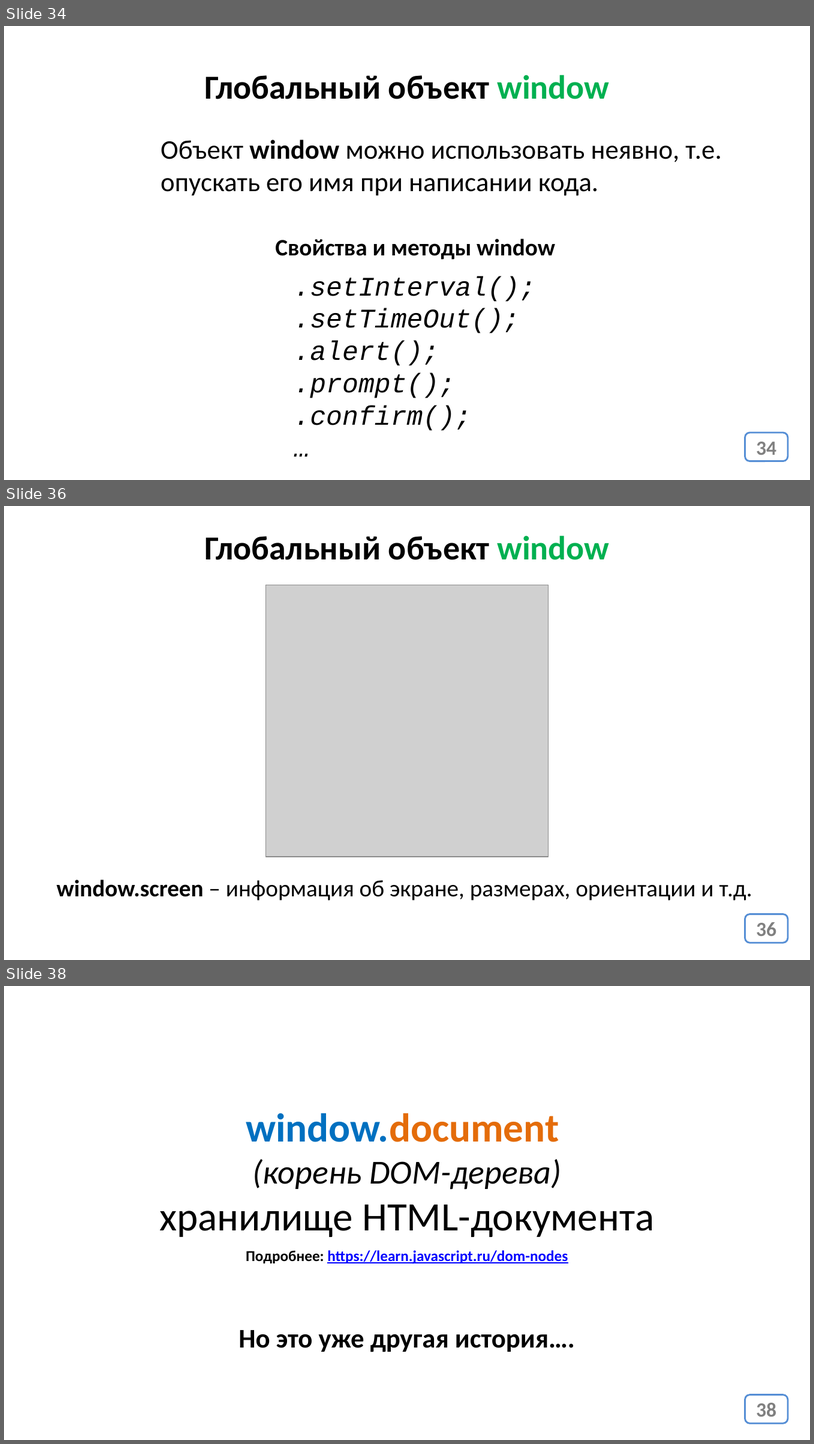
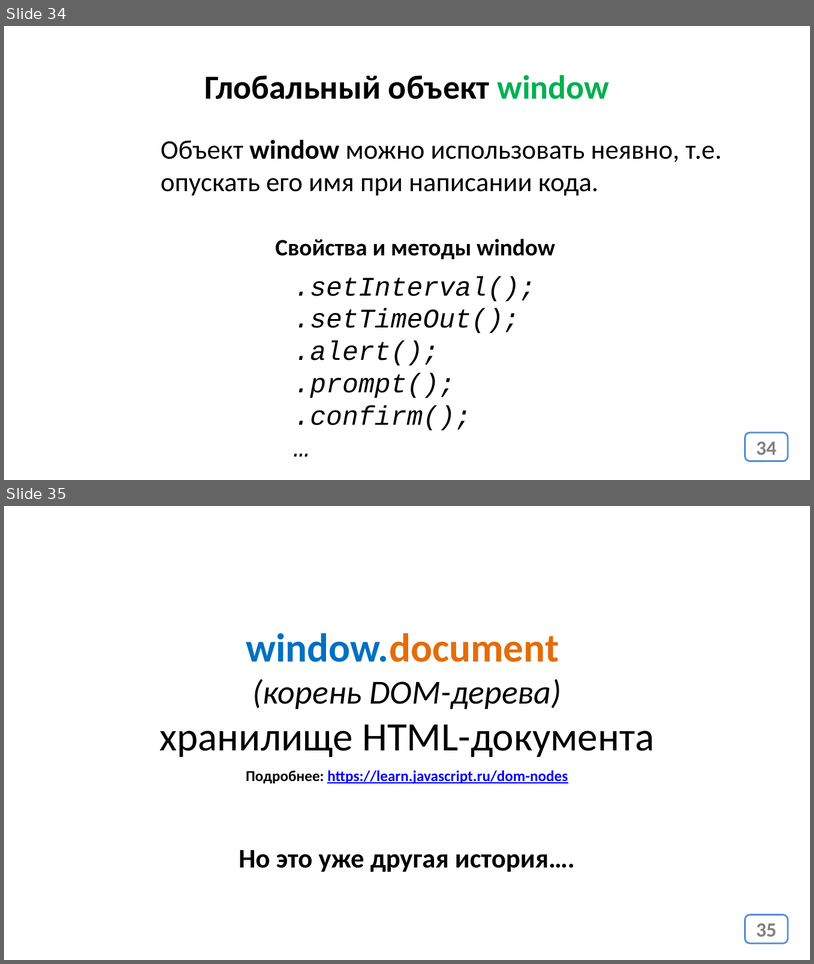
Before and after one commit to js-12-ort-dnipro/lesson05, a slide deck: lesson05.pptx. Shown one above the other, each under a label of ours: slides 34, 36 and 38 before the commit, slides 34 and 35 after it; the slides between them are not shown. The pictures are 814x1444 and 814x964 pixels, drawn with LibreOffice and Linux fonts; fonts in the diff are those of the drawing; grey boxes stand for pictures. Boxes give left, top, right and bottom in pixels: in the first picture for what was removed or moved away, otherwise in the second. Text is boxed around its words. In the diff, an @@ line names an element or a change of style, - is before the commit and + after.

```diff
--- a/lesson05.pptx
+++ b/lesson05.pptx
@@ slide 36 removed at <box>4,506,810,960</box>, background #FFFFFF @@
@@ text removed at <box>204,535,610,560</box> @@
-Глобальный объект window
@@ picture removed at <box>266,585,549,857</box> @@
@@ text removed at <box>57,879,753,900</box> @@
-window.screen – информация об экране, размерах, ориентации и т.д.
@@ page number removed at <box>746,914,789,942</box> @@
-36
@@ what was slide 38 is now slide 35 @@
@@ page number at <box>756,923,777,936</box>: text changed @@
-38
+35
```
Also in this commit, not shown: 1 slide changed, 2 other slides removed, 1 other file.
